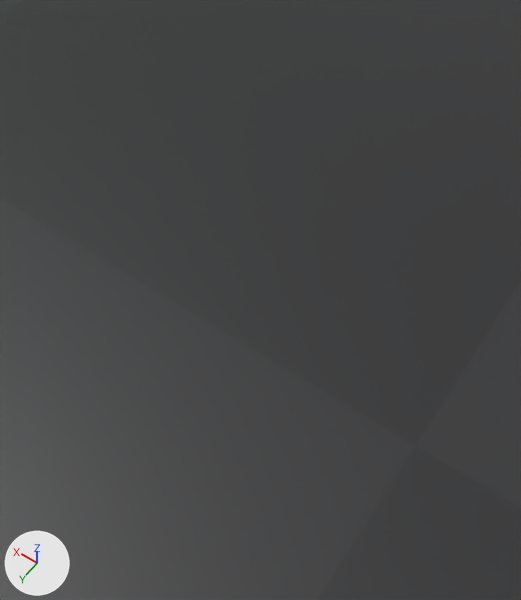
An edit to the Blender file Sister Assets/Maps/TST_MAP1.blend, drawn before and after from the same camera.
Both versions are drawn from a 50 mm lens placed at (-6.07, 0.38, 0.7), pointed at (-5.83, 0.05, 0.18). Lighting does not change. The marker at lower left points along +X, +Y and +Z. The older version comes first. Objects named as collision shapes, trigger or cutter boxes, shadow casters or lower levels of detail are left out.

The first picture shows 'Floor'.
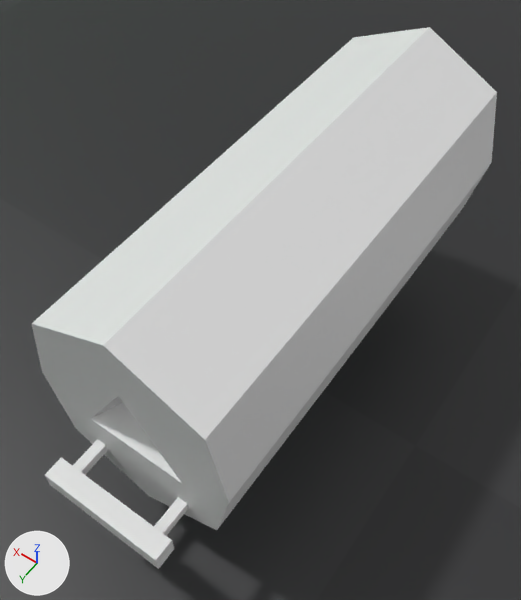
Pixel boxes (x1, y1, x2, y2) of what changed, in the pictures (521 x 600 px):
'Key 0', added: after (32, 27, 497, 569)

The change, as a list of edits to the scene's bpy script:
```text
Add me_cube_012:
    me_cube_012.from_pydata(...)  # 136 vertices, 72 faces; spans x -1.2..1.2, y -4.87..5.98, z -1.5..1.5
Add ob_key_0:
    ob_key_0 = bpy.data.objects.new('Key 0', me_cube_012)
    ob_key_0.location = (-5.835, 0.0, 0.196)
    ob_key_0.scale = (0.08, 0.0463, 0.08)
```
